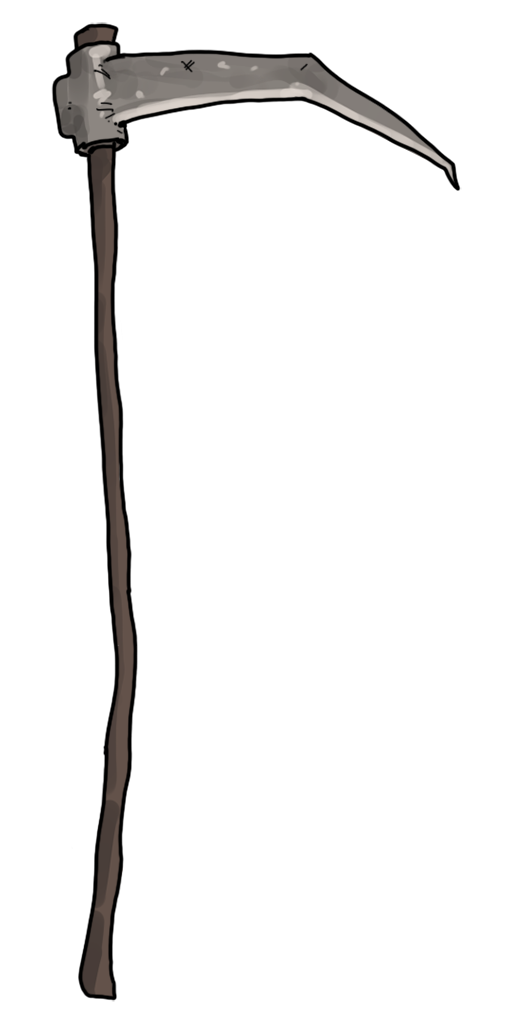
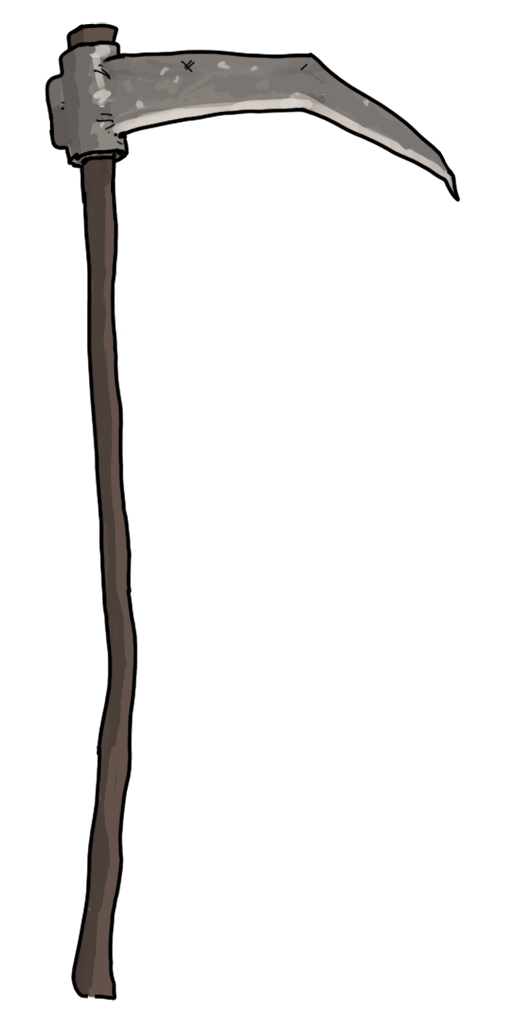
Two versions of the same layered image (512×1024). Layer-by-layer changes:
painted on "line" over [44, 23, 462, 999]
painted on "color" over [47, 24, 456, 998]
